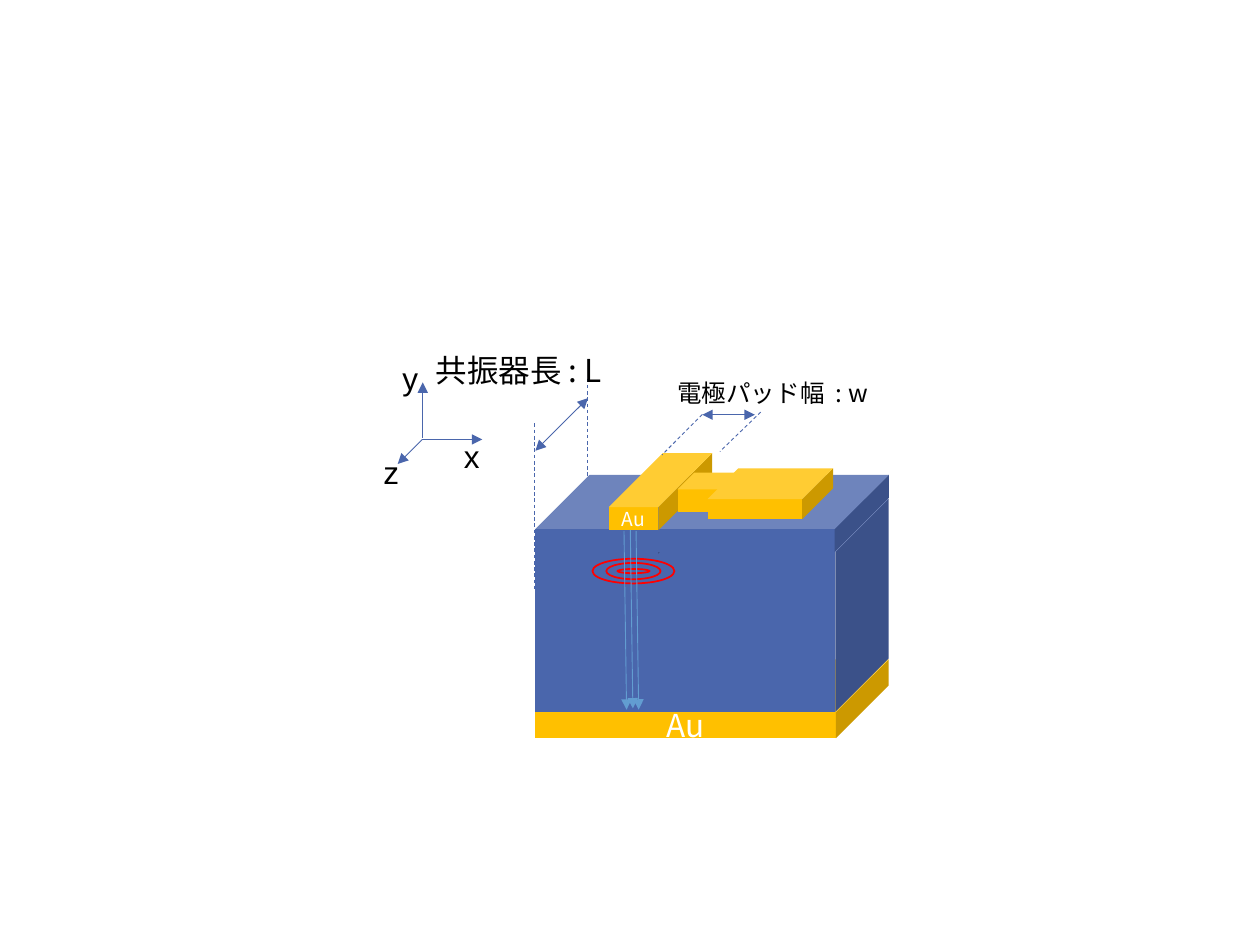
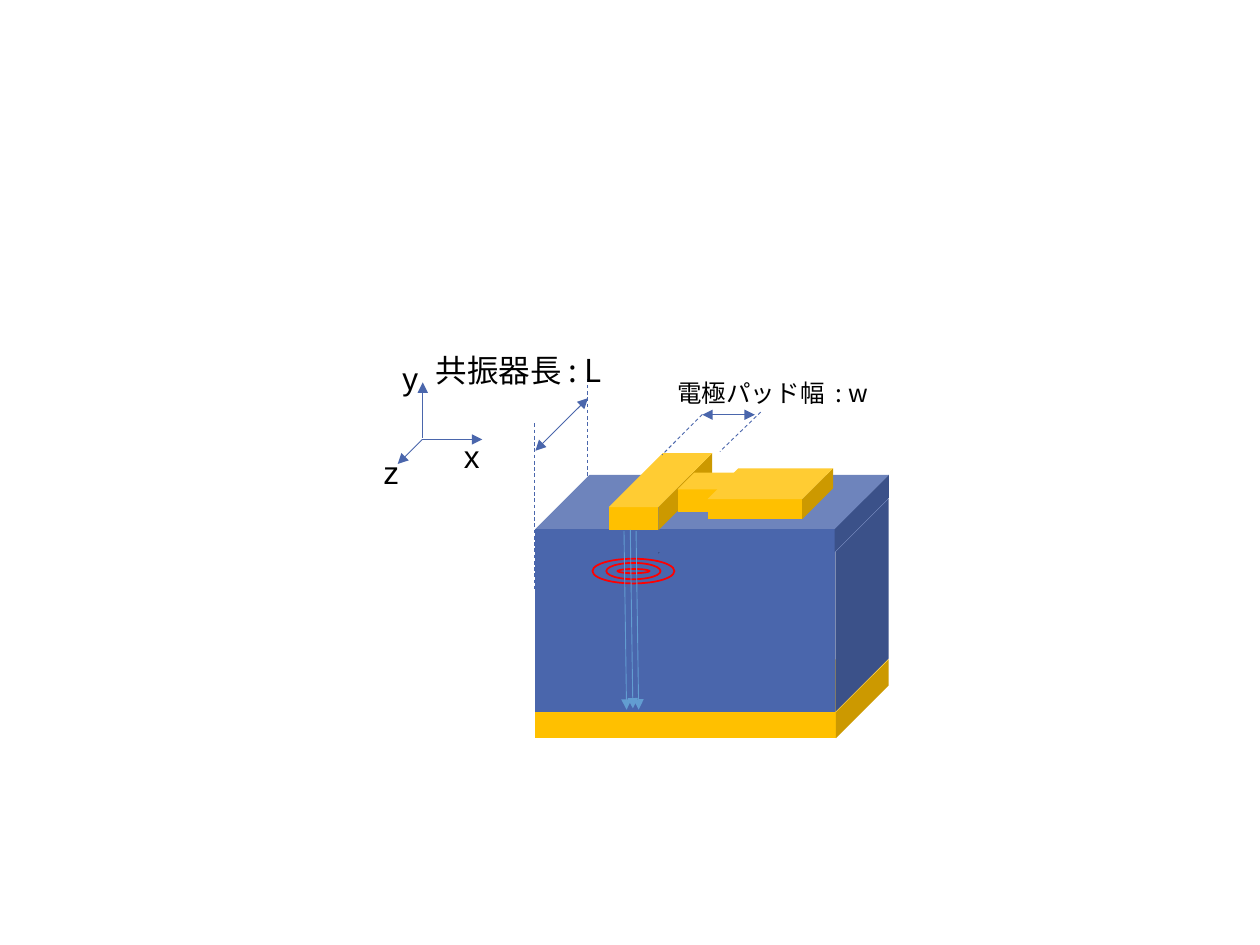
Before and after one commit to komatsubara/yakisaba, a slide deck: slide 2 of 修論/本文/figure/fig_2_1_broadcontact.pptx. Drawn at 1260x945 pixels with LibreOffice and Linux fonts; fonts in the diff are those of the drawing. Boxes give left, top, right and bottom in pixels: in the first picture for what was removed or moved away, otherwise in the second. Text is boxed around its words. In the diff, an @@ line names an element or a change of style, - is before the commit and + after.

```diff
--- a/修論/本文/figure/fig_2_1_broadcontact.pptx
+++ b/修論/本文/figure/fig_2_1_broadcontact.pptx
@@ text in cube at bbox=[622, 506, 645, 532]: text removed @@
-Au
@@ text in cube at bbox=[667, 705, 705, 746]: text removed @@
-Au
```
Also in this commit, not shown: 22 other files.
